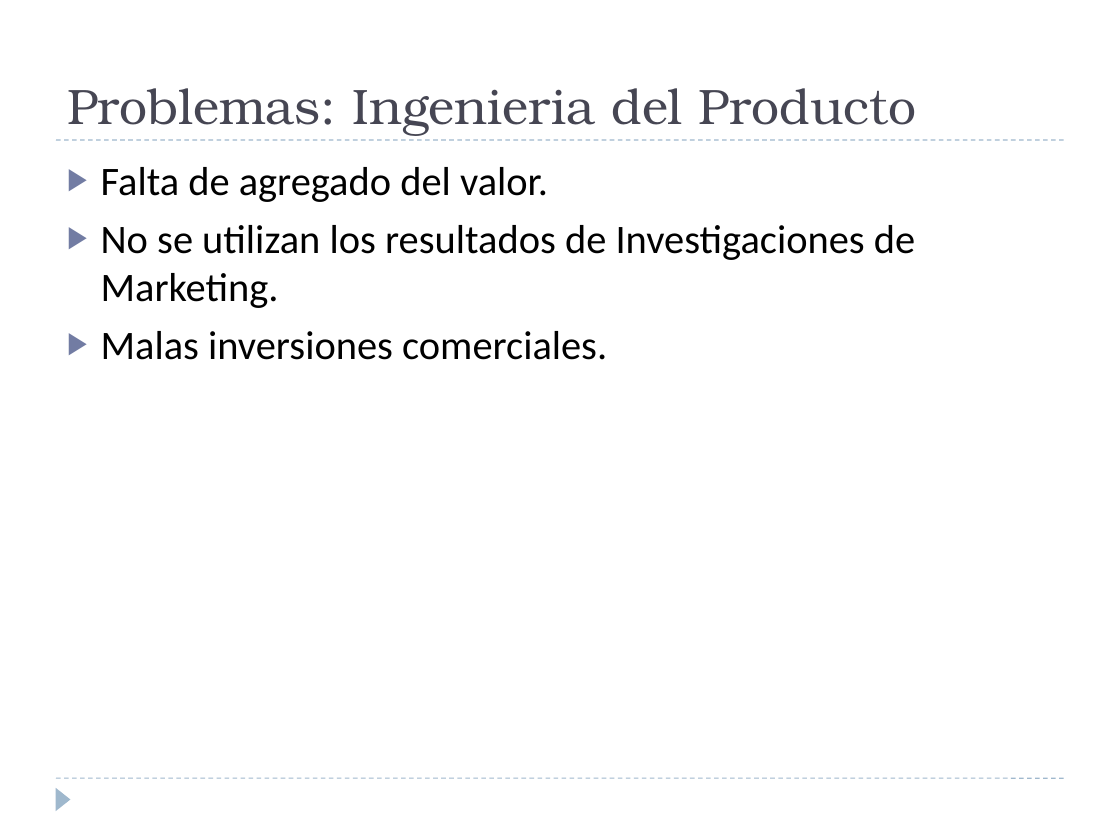
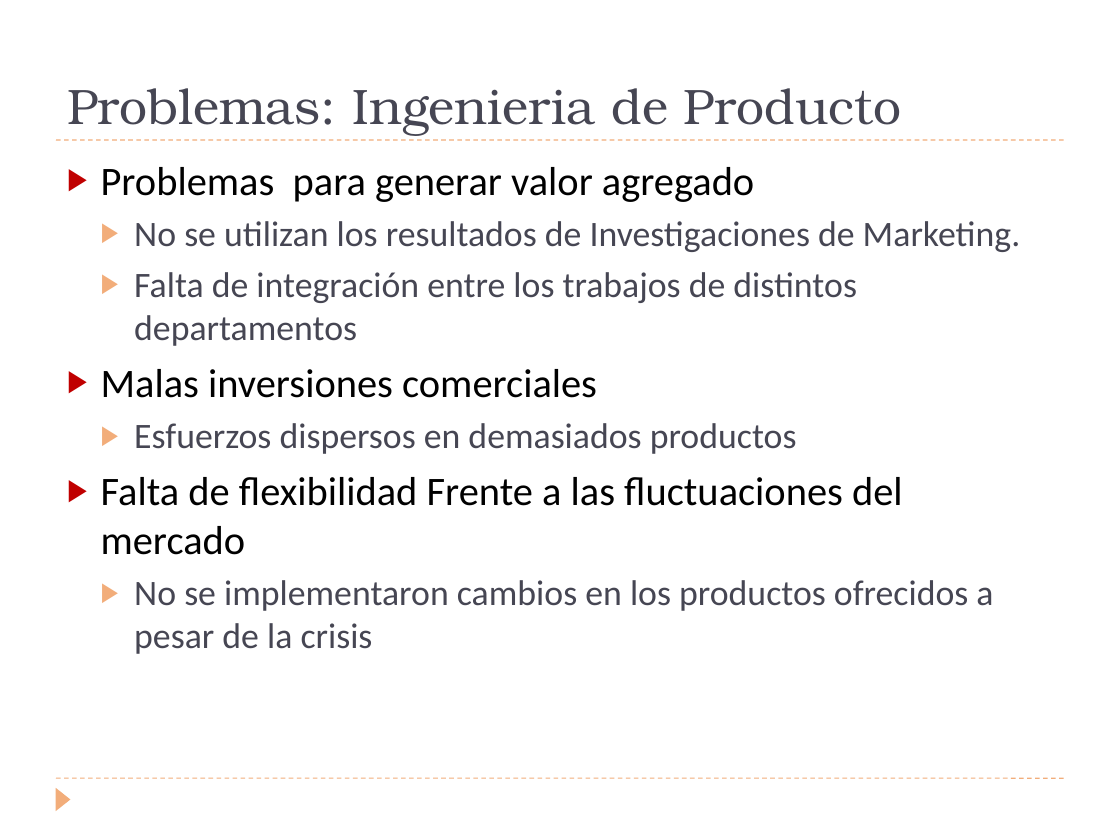
Before and after one commit to invernizzie/fiuba-grupoestrucorga, a slide deck: slide 5 of Trabajo Practico/Presentacion/Presentación1.pptx. Drawn at 1120x840 pixels with LibreOffice and Linux fonts; fonts in the diff are those of the drawing. Boxes give left, top, right and bottom in pixels: in the first picture for what was removed or moved away, otherwise in the second. Text is boxed around its words. In the diff, an @@ line names an element or a change of style, - is before the commit and + after.

```diff
--- a/Trabajo Practico/Presentacion/Presentación1.pptx
+++ b/Trabajo Practico/Presentacion/Presentación1.pptx
@@ title at (67, 88, 901, 136): text changed @@
-Problemas: Ingenieria del Producto
+Problemas: Ingenieria de Producto
@@ line (56, 140) - (1064, 140): stroke #9FB8CD 0.75 pt dashed to #F2AD7A 0.75 pt dashed @@
@@ text at (101, 167, 754, 202): text changed @@
-▶ Falta de agregado del valor.
+▶ Problemas para generar valor agregado
@@ text at (134, 221, 1021, 252): size 26 to 23 pt, text colour #000000 to #464653 in "No se utilizan los resultados de Investigaciones ..."; list level 1 to 2 in "No se utilizan los resultados ..."; bullet colour #727CA3 to #F2AD7A @@
@@ text at (101, 272, 993, 654): text changed; size 26 to 23 pt; text colour #000000 to #464653 @@
-▶ Malas inversiones comerciales.
+  ▶ Falta de integración entre los trabajos de distintos departamentos
+▶ Malas inversiones comerciales
+  ▶ Esfuerzos dispersos en demasiados productos
+▶ Falta de flexibilidad Frente a las fluctuaciones del mercado
+  ▶ No se implementaron cambios en los productos ofrecidos a pesar de la crisis
@@ line (56, 778) - (1064, 778): stroke #9FB8CD 0.75 pt dashed to #F2AD7A 0.75 pt dashed @@
@@ triangle at (56, 787, 71, 811): fill #9FB8CD to #F2AD7A @@
```
Also in this commit, not shown: 5 other slides changed, 5 slides added, 1 slide removed, 3 other files.
